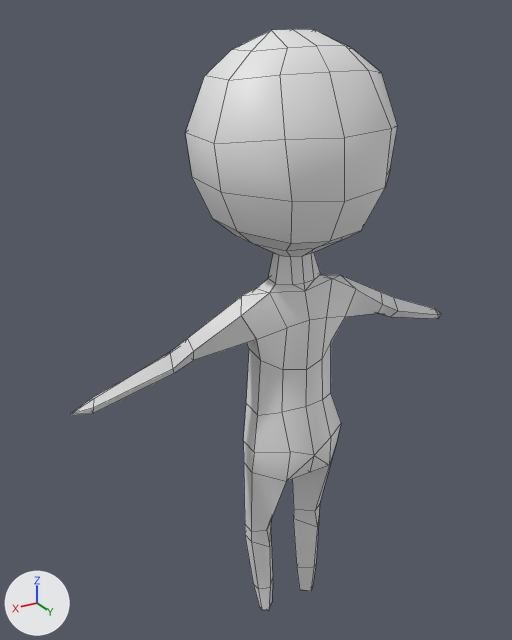
Before and after pictures for a commit that changed the FBX model Assets/Models/Character/character_body.FBX.
Rendered twice from a 50 mm lens placed at (0.928, 1.374, 1.624), pointed at (0.051, -0.088, 0.893). The lights are fixed; the arrows at lower left show +X, +Y and +Z. Mesh edges are drawn as thin lines. Where no turn or scale is listed for an object, it has been applied to the vertices.

The first picture shows 'Character'.
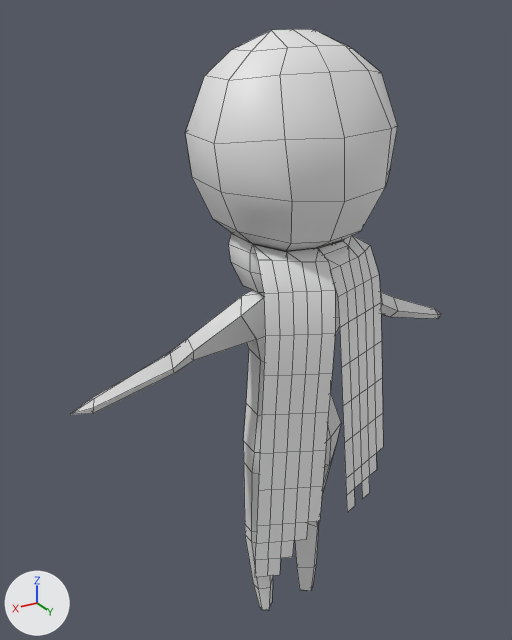
Boxes (x1, y1, x2, y2) around the edits, measured in the pictures (512 x 640 px):
'Scarf', added
    after: (229, 233, 383, 577)
part 1 of me_mesh, cut back
    before: (287, 438, 331, 481)
    after: (324, 438, 331, 467)

The change in detail:
me_mesh has 224 vertices, 244 faces and spans x -0.58..0.57, y -0.24..0.19, z -0.01..1.6.
me_mesh is used by ob_character; location (0.0, 0.0, 0.0).
Verts and faces of me_mesh; kept vertices keep their numbers, new ones are numbered from 224.
Before the commit, vertices of me_mesh: 6 (-0.07, 0.1, 0.6) at pixel (330, 437), 19 (-0.07, 0.09, 0.5) at pixel (329, 465), 97 (0.0, 0.12, 0.58) at pixel (314, 455), 102 (0.0, 0.1, 0.51) at pixel (310, 472), 104 (0.0, 0.12, 0.57) at pixel (314, 455).
Before the commit, vertices of me_mesh: 114 (0.06, 0.1, 0.6) at pixel (290, 451), 128 (0.07, 0.09, 0.5) at pixel (286, 481).
Part 1, on me_mesh:
Vertices deleted: 104 (with the faces that use them).
New faces: (6, 97, 102, 19), (97, 114, 128, 102).
Mesh me_mesh_001 is new.
It has 165 vertices, 130 faces and spans x -0.186..0.21, y -0.153..0.227, z 0.307..1.147.
Object 'Scarf' (ob_scarf) is new; it shows me_mesh_001.
Its location is (0.0, 0.0, 0.0).
